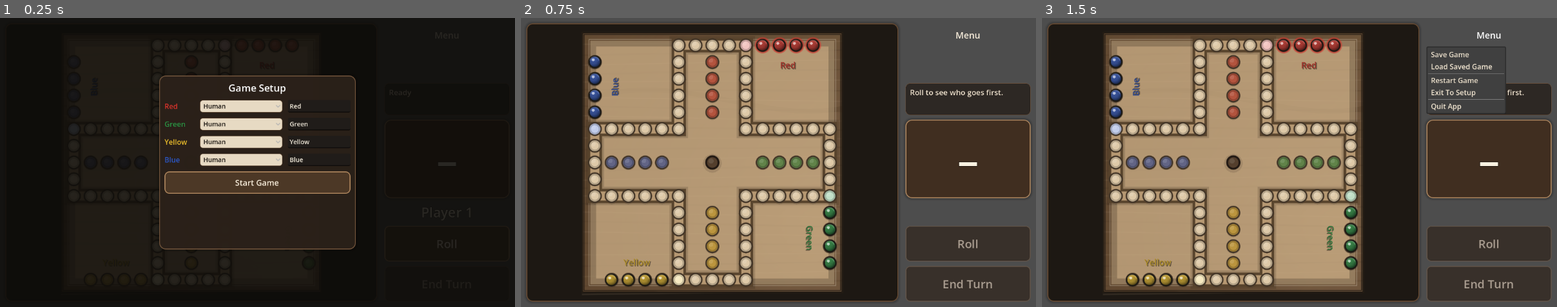
Above: before the commit, frames 1-3 (left to right).
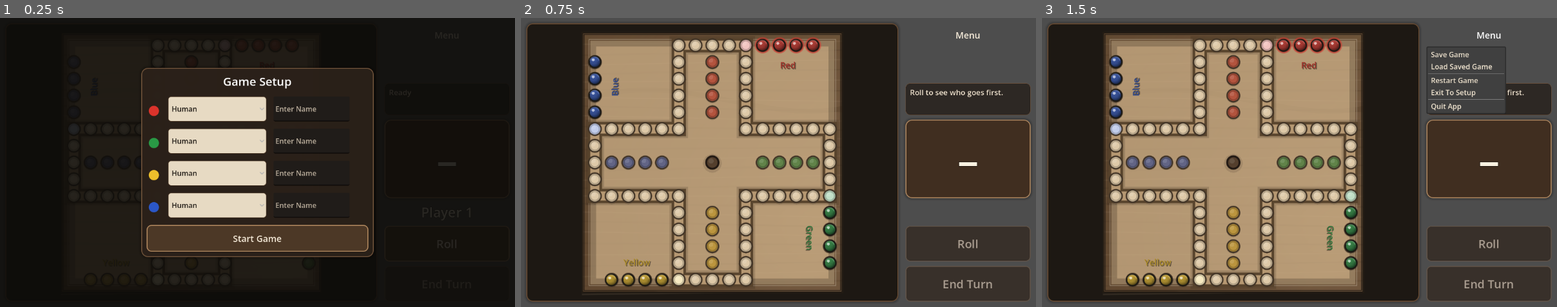
Above: after the commit, the same moments.

Repository: ItsTheMcCoy/wahoo-app
Game: Godot game, scene res://scenes/Main.tscn
Same seed, same stepped clock (60 frames per second), same inputs: the game is played once before the commit and once after it.
Inputs:
- Up to frame 1 (0.25 s): no input
- Up to frame 2 (0.75 s): click "Start Game" at 0.5 s
- Up to frame 3 (1.5 s): click "Menu" at 1.25 s

The runs differ from the first frame. In frame 1, 16% of the frame differs, in the area x 27-73%, y 17-83%; in frame 2, nothing differs; in frame 3, nothing differs.

Commit message:
Improve setup panel UX for mobile and human name entry

Diff:
--- a/godot/scenes/Main.tscn
+++ b/godot/scenes/Main.tscn
@@ -156,117 +156,125 @@
 anchor_top = 0.5
 anchor_right = 0.5
 anchor_bottom = 0.5
-offset_left = -220.0
-offset_top = -195.0
-offset_right = 220.0
-offset_bottom = 195.0
+offset_left = -260.0
+offset_top = -205.0
+offset_right = 260.0
+offset_bottom = 205.0
 grow_horizontal = 2
 grow_vertical = 2
 
 [node name="SetupContent" type="VBoxContainer" parent="SetupOverlay/SetupPanel"]
 layout_mode = 2
-theme_override_constants/separation = 12
+theme_override_constants/separation = 16
 
 [node name="SetupTitle" type="Label" parent="SetupOverlay/SetupPanel/SetupContent"]
 layout_mode = 2
 text = "Game Setup"
 horizontal_alignment = 1
-theme_override_font_sizes/font_size = 22
+theme_override_font_sizes/font_size = 26
 
 [node name="Seat0Row" type="HBoxContainer" parent="SetupOverlay/SetupPanel/SetupContent"]
 layout_mode = 2
-theme_override_constants/separation = 12
+custom_minimum_size = Vector2(0, 56)
+theme_override_constants/separation = 16
 
 [node name="Seat0Label" type="Label" parent="SetupOverlay/SetupPanel/SetupContent/Seat0Row"]
 layout_mode = 2
-size_flags_horizontal = 3
+custom_minimum_size = Vector2(32, 0)
 self_modulate = Color(0.86, 0.20, 0.17, 1)
-text = "Red"
-theme_override_font_sizes/font_size = 16
+text = "●"
+horizontal_alignment = 1
+theme_override_font_sizes/font_size = 30
 
 [node name="Seat0Option" type="OptionButton" parent="SetupOverlay/SetupPanel/SetupContent/Seat0Row"]
 layout_mode = 2
-custom_minimum_size = Vector2(185, 0)
-theme_override_font_sizes/font_size = 14
+custom_minimum_size = Vector2(220, 44)
+theme_override_font_sizes/font_size = 16
 
 [node name="Seat0Name" type="LineEdit" parent="SetupOverlay/SetupPanel/SetupContent/Seat0Row"]
 visible = false
 layout_mode = 2
-custom_minimum_size = Vector2(140, 0)
-placeholder_text = "Player name"
-theme_override_font_sizes/font_size = 14
+custom_minimum_size = Vector2(170, 44)
+placeholder_text = "Enter Name"
+theme_override_font_sizes/font_size = 16
 
 [node name="Seat1Row" type="HBoxContainer" parent="SetupOverlay/SetupPanel/SetupContent"]
 layout_mode = 2
-theme_override_constants/separation = 12
+custom_minimum_size = Vector2(0, 56)
+theme_override_constants/separation = 16
 
 [node name="Seat1Label" type="Label" parent="SetupOverlay/SetupPanel/SetupContent/Seat1Row"]
 layout_mode = 2
-size_flags_horizontal = 3
+custom_minimum_size = Vector2(32, 0)
 self_modulate = Color(0.16, 0.60, 0.27, 1)
-text = "Green"
-theme_override_font_sizes/font_size = 16
+text = "●"
+horizontal_alignment = 1
+theme_override_font_sizes/font_size = 30
 
 [node name="Seat1Option" type="OptionButton" parent="SetupOverlay/SetupPanel/SetupContent/Seat1Row"]
 layout_mode = 2
-custom_minimum_size = Vector2(185, 0)
-theme_override_font_sizes/font_size = 14
+custom_minimum_size = Vector2(220, 44)
+theme_override_font_sizes/font_size = 16
 
 [node name="Seat1Name" type="LineEdit" parent="SetupOverlay/SetupPanel/SetupContent/Seat1Row"]
 visible = false
 layout_mode = 2
-custom_minimum_size = Vector2(140, 0)
-placeholder_text = "Player name"
-theme_override_font_sizes/font_size = 14
+custom_minimum_size = Vector2(170, 44)
+placeholder_text = "Enter Name"
+theme_override_font_sizes/font_size = 16
 
 [node name="Seat2Row" type="HBoxContainer" parent="SetupOverlay/SetupPanel/SetupContent"]
 layout_mode = 2
-theme_override_constants/separation = 12
+custom_minimum_size = Vector2(0, 56)
+theme_override_constants/separation = 16
 
 [node name="Seat2Label" type="Label" parent="SetupOverlay/SetupPanel/SetupContent/Seat2Row"]
 layout_mode = 2
-size_flags_horizontal = 3
+custom_minimum_size = Vector2(32, 0)
 self_modulate = Color(0.93, 0.75, 0.17, 1)
-text = "Yellow"
-theme_override_font_sizes/font_size = 16
+text = "●"
+horizontal_alignment = 1
+theme_override_font_sizes/font_size = 30
 
 [node name="Seat2Option" type="OptionButton" parent="SetupOverlay/SetupPanel/SetupContent/Seat2Row"]
 layout_mode = 2
-custom_minimum_size = Vector2(185, 0)
-theme_override_font_sizes/font_size = 14
+custom_minimum_size = Vector2(220, 44)
+theme_override_font_sizes/font_size = 16
 
 [node name="Seat2Name" type="LineEdit" parent="SetupOverlay/SetupPanel/SetupContent/Seat2Row"]
 visible = false
 layout_mode = 2
-custom_minimum_size = Vector2(140, 0)
-placeholder_text = "Player name"
-theme_override_font_sizes/font_size = 14
+custom_minimum_size = Vector2(170, 44)
+placeholder_text = "Enter Name"
+theme_override_font_sizes/font_size = 16
 
 [node name="Seat3Row" type="HBoxContainer" parent="SetupOverlay/SetupPanel/SetupContent"]
 layout_mode = 2
-theme_override_constants/separation = 12
+custom_minimum_size = Vector2(0, 56)
+theme_override_constants/separation = 16
 
 [node name="Seat3Label" type="Label" parent="SetupOverlay/SetupPanel/SetupContent/Seat3Row"]
 layout_mode = 2
-size_flags_horizontal = 3
+custom_minimum_size = Vector2(32, 0)
 self_modulate = Color(0.17, 0.34, 0.78, 1)
-text = "Blue"
-theme_override_font_sizes/font_size = 16
+text = "●"
+horizontal_alignment = 1
+theme_override_font_sizes/font_size = 30
 
 [node name="Seat3Option" type="OptionButton" parent="SetupOverlay/SetupPanel/SetupContent/Seat3Row"]
 layout_mode = 2
-custom_minimum_size = Vector2(185, 0)
-theme_override_font_sizes/font_size = 14
+custom_minimum_size = Vector2(220, 44)
+theme_override_font_sizes/font_size = 16
 
 [node name="Seat3Name" type="LineEdit" parent="SetupOverlay/SetupPanel/SetupContent/Seat3Row"]
 visible = false
 layout_mode = 2
-custom_minimum_size = Vector2(140, 0)
-placeholder_text = "Player name"
-theme_override_font_sizes/font_size = 14
+custom_minimum_size = Vector2(170, 44)
+placeholder_text = "Enter Name"
+theme_override_font_sizes/font_size = 16
 
 [node name="StartButton" type="Button" parent="SetupOverlay/SetupPanel/SetupContent"]
 layout_mode = 2
-custom_minimum_size = Vector2(220, 50)
+custom_minimum_size = Vector2(280, 60)
 text = "Start Game"
-theme_override_font_sizes/font_size = 18
+theme_override_font_sizes/font_size = 20
--- a/godot/scripts/main.gd
+++ b/godot/scripts/main.gd
@@ -313,10 +313,14 @@
 				opts[i].select(selected_idx)
 		var profile_key: String = PROFILE_ORDER[selected_idx]
 		var field: LineEdit = fields[i]
-		field.visible = profile_key == "human"
-		field.placeholder_text = "%s name" % PLAYER_NAMES[i]
-		if field.text.is_empty():
-			field.text = PLAYER_NAMES[i]
+		if profile_key == "human":
+			field.visible = true
+			field.placeholder_text = "Enter Name"
+			if field.text == PLAYER_NAMES[i]:
+				field.text = ""
+		else:
+			field.visible = false
+			field.text = ""
 
 func _on_start_pressed() -> void:
 	var opts := _seat_options()
@@ -328,6 +332,8 @@
 		_seat_types[i] = PROFILE_ORDER[selected_idx]
 		if _seat_types[i] == "human":
 			var entered := String(fields[i].text).strip_edges()
+			if entered == "Enter Name":
+				entered = ""
 			_seat_display_names[i] = entered if not entered.is_empty() else PLAYER_NAMES[i]
 		else:
 			_seat_display_names[i] = PROFILE_LABELS.get(_seat_types[i], _seat_types[i])
